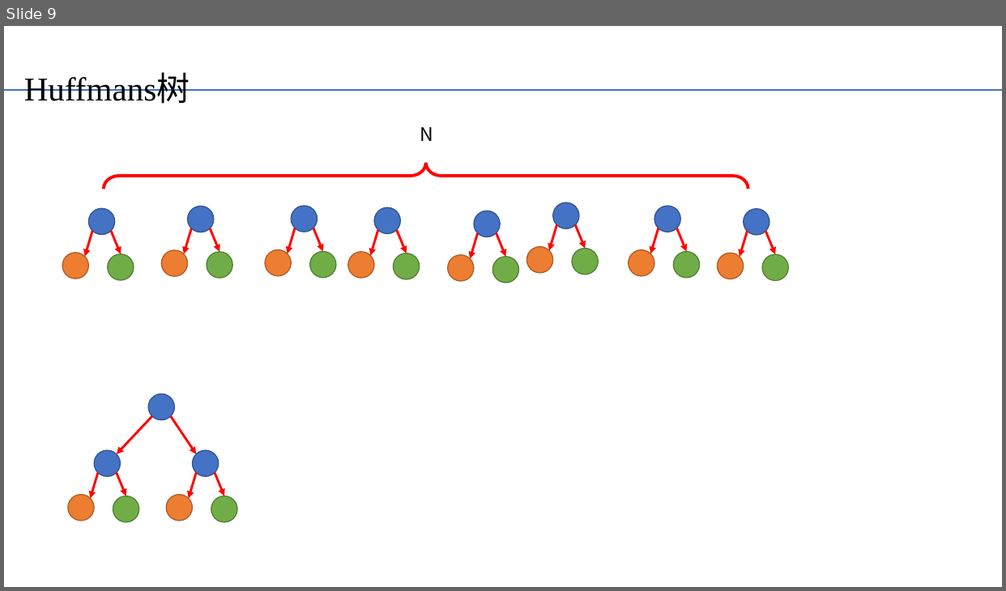
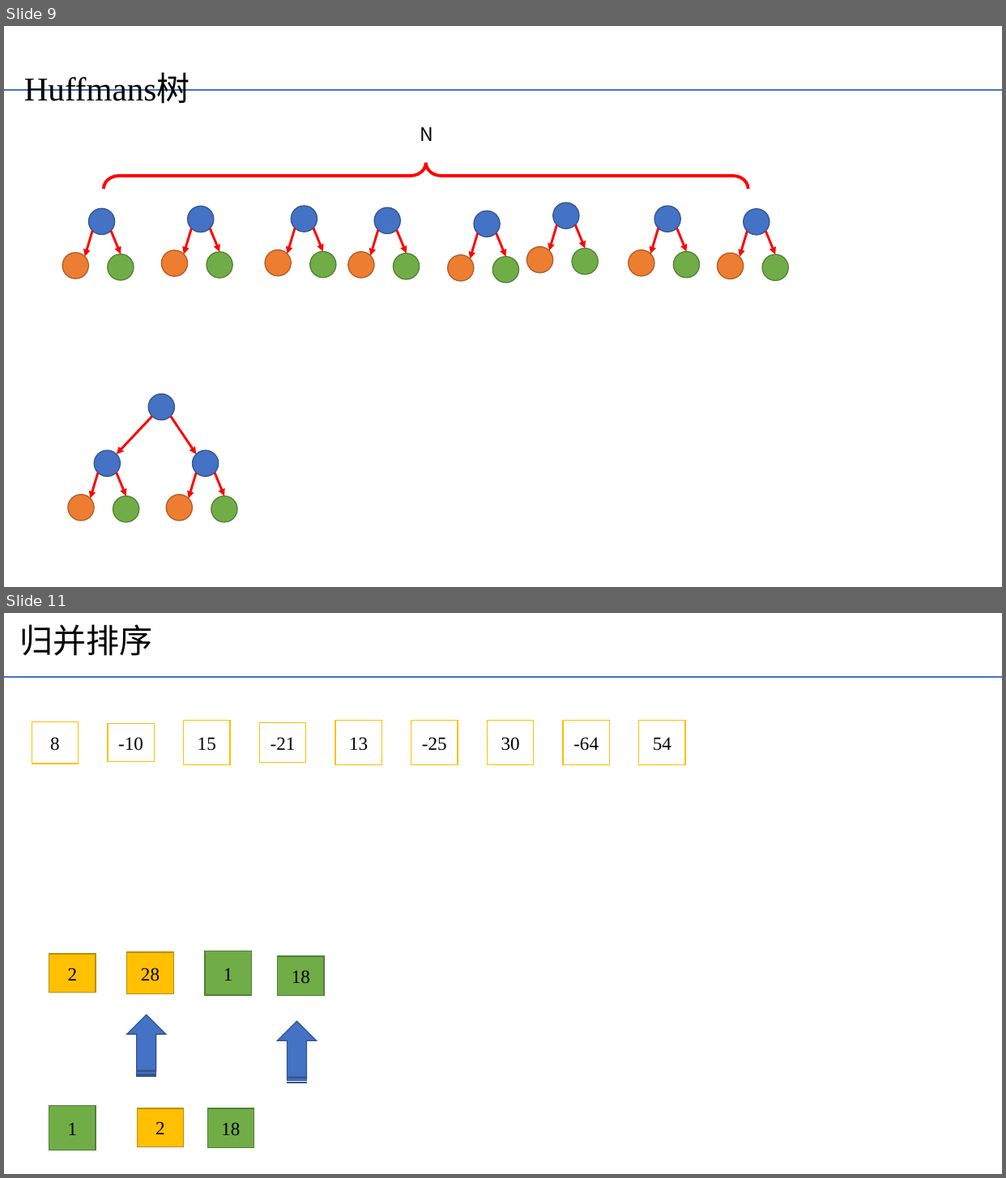
Before and after one commit to yechong316/Python-function, a slide deck: 链表/数据结构可视化辅助理解，便于代码开发.pptx. Shown one above the other, each under a label of ours: slide 9 before the commit, slides 9 and 11 after it; the slides between them are not shown. The pictures are 1006x591 and 1006x1178 pixels, drawn with LibreOffice and Linux fonts; fonts in the diff are those of the drawing. Boxes give left, top, right and bottom in pixels: in the first picture for what was removed or moved away, otherwise in the second. Text is boxed around its words. In the diff, an @@ line names an element or a change of style, - is before the commit and + after.

```diff
--- a/链表/数据结构可视化辅助理解，便于代码开发.pptx
+++ b/链表/数据结构可视化辅助理解，便于代码开发.pptx
@@ slide 11 added at (x1=4, y1=613, x2=1002, y2=1174), background #FFFFFF; not listed: 1 template element that a slide beside it also shows @@
@@ title added at (x1=19, y1=624, x2=152, y2=656), 32 pt, text #000000 @@
+归并排序
@@ rectangle added at (x1=32, y1=722, x2=78, y2=764), fill #FFFFFF, outline #FFC000 1 pt, 18 pt, text #000000 @@
+8
@@ rectangle added at (x1=108, y1=724, x2=154, y2=762), fill #FFFFFF, outline #FFC000 1 pt, 18 pt, text #000000 @@
+-10
@@ rectangle added at (x1=184, y1=721, x2=230, y2=765), fill #FFFFFF, outline #FFC000 1 pt, 18 pt, text #000000 @@
+15
@@ rectangle added at (x1=259, y1=723, x2=305, y2=763), fill #FFFFFF, outline #FFC000 1 pt, 18 pt, text #000000 @@
+-21
@@ rectangle added at (x1=335, y1=721, x2=382, y2=765), fill #FFFFFF, outline #FFC000 1 pt, 18 pt, text #000000 @@
+13
@@ rectangle added at (x1=411, y1=721, x2=458, y2=765), fill #FFFFFF, outline #FFC000 1 pt, 18 pt, text #000000 @@
+-25
@@ rectangle added at (x1=487, y1=721, x2=533, y2=765), fill #FFFFFF, outline #FFC000 1 pt, 18 pt, text #000000 @@
+30
@@ rectangle added at (x1=563, y1=721, x2=610, y2=765), fill #FFFFFF, outline #FFC000 1 pt, 18 pt, text #000000 @@
+-64
@@ rectangle added at (x1=639, y1=721, x2=685, y2=765), fill #FFFFFF, outline #FFC000 1 pt, 18 pt, text #000000 @@
+54
@@ rectangle added at (x1=127, y1=952, x2=173, y2=994), fill #FFC000, outline #BD8E00 1 pt, 18 pt, text #000000 @@
+28
@@ rectangle added at (x1=205, y1=952, x2=251, y2=995), fill #70AD47, outline #538035 1 pt, 18 pt, text #000000 @@
+1
@@ rectangle added at (x1=49, y1=954, x2=96, y2=993), fill #FFC000, outline #BD8E00 1 pt, 18 pt, text #000000 @@
+2
@@ rectangle added at (x1=277, y1=956, x2=324, y2=996), fill #70AD47, outline #538035 1 pt, 18 pt, text #000000 @@
+18
@@ striped right arrow added at (x1=127, y1=1015, x2=166, y2=1077), fill #4472C4, outline #325491 1 pt @@
@@ striped right arrow added at (x1=278, y1=1021, x2=317, y2=1084), fill #4472C4, outline #325491 1 pt @@
@@ rectangle added at (x1=49, y1=1106, x2=96, y2=1151), fill #70AD47, outline #538035 1 pt, 18 pt, text #000000 @@
+1
@@ rectangle added at (x1=138, y1=1109, x2=184, y2=1147), fill #FFC000, outline #BD8E00 1 pt, 18 pt, text #000000 @@
+2
@@ rectangle added at (x1=207, y1=1109, x2=254, y2=1148), fill #70AD47, outline #538035 1 pt, 18 pt, text #000000 @@
+18
```
Also in this commit, not shown: 1 slide changed, 1 other slide added, 1 other file.
